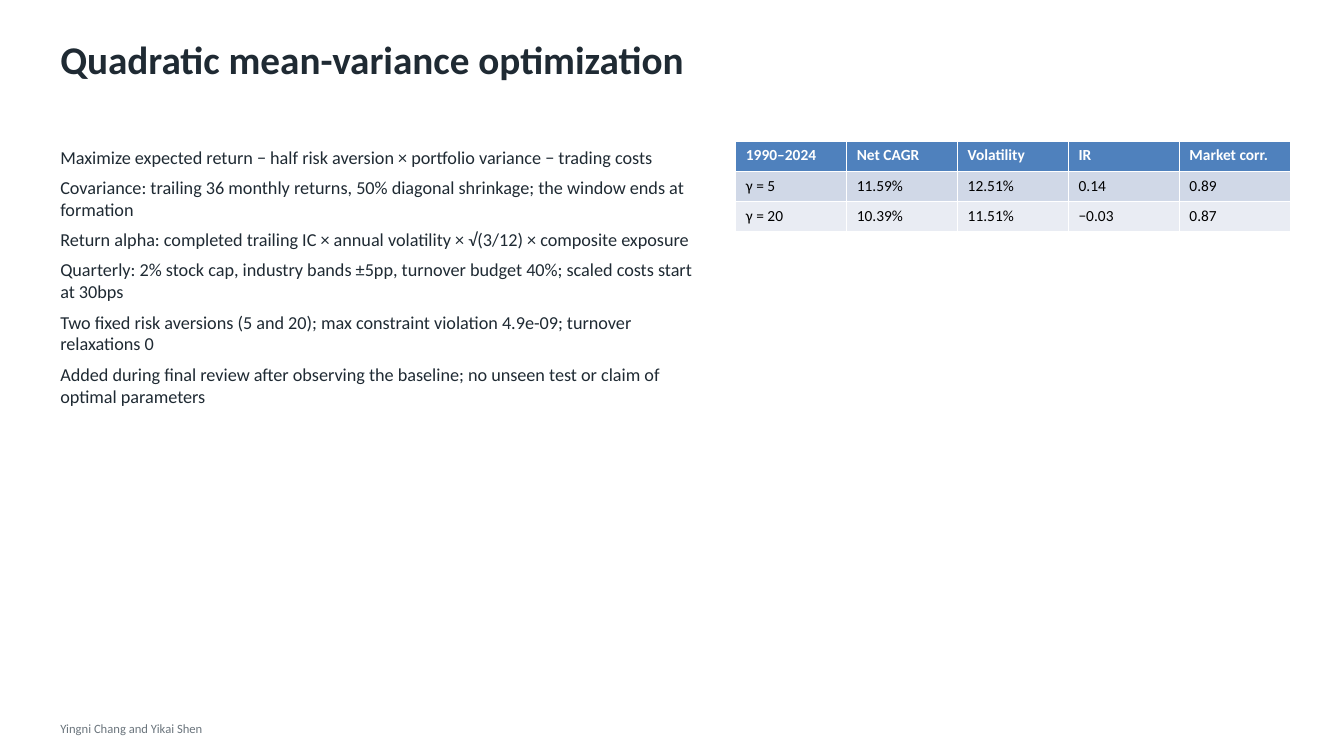
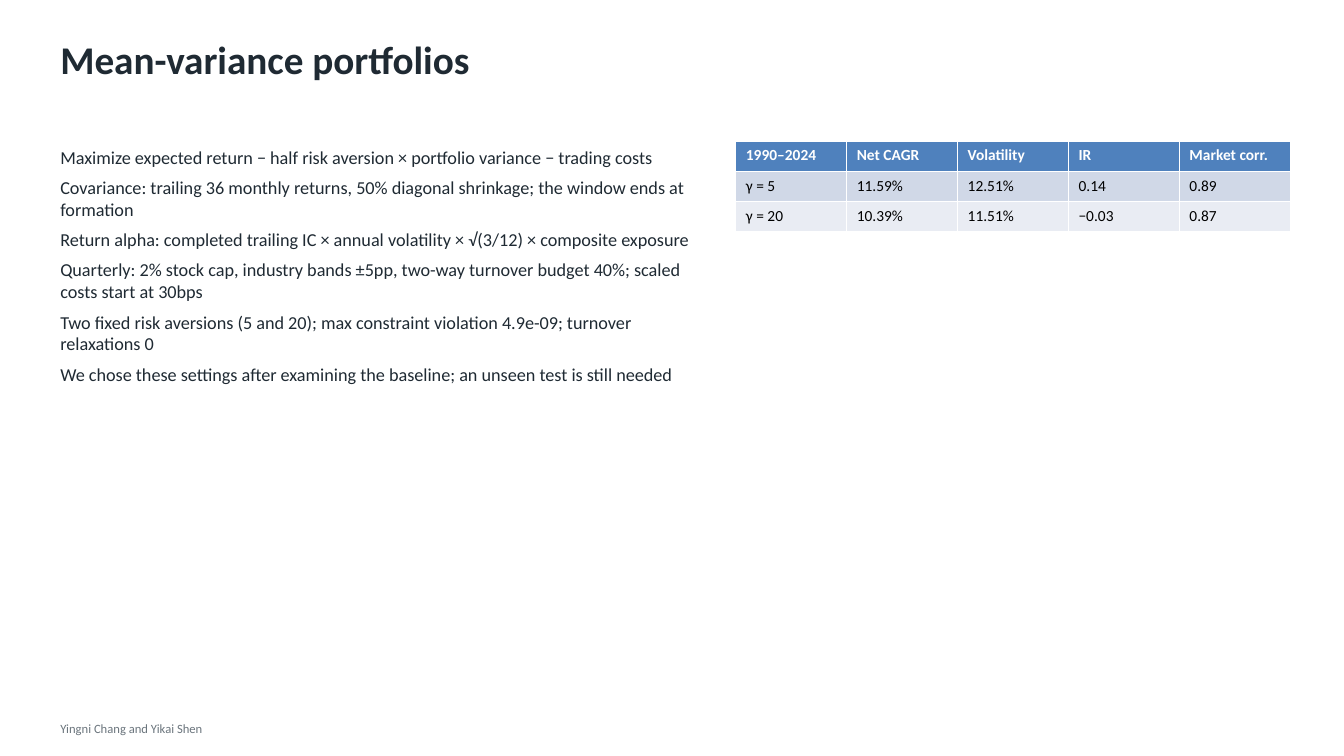
Before and after one commit to yingnichang/MTH9897, a slide deck: slide 15 of Final/presentation/conservative_formula.pptx. Drawn at 1344x756 pixels with LibreOffice and Linux fonts; fonts in the diff are those of the drawing. Boxes give left, top, right and bottom in pixels: in the first picture for what was removed or moved away, otherwise in the second. Text is boxed around its words. In the diff, an @@ line names an element or a change of style, - is before the commit and + after.

```diff
--- a/Final/presentation/conservative_formula.pptx
+++ b/Final/presentation/conservative_formula.pptx
@@ text at bbox=[60, 46, 469, 80]: text changed @@
-Quadratic mean-variance optimization
+Mean-variance portfolios
@@ text at bbox=[60, 263, 680, 301]: text changed @@
-Quarterly: 2% stock cap, industry bands ±5pp, turnover budget 40%; scaled costs start at 30bps
+Quarterly: 2% stock cap, industry bands ±5pp, two-way turnover budget 40%; scaled costs start at 30bps
@@ text at bbox=[60, 368, 672, 384]: text changed @@
-Added during final review after observing the baseline; no unseen test or claim of optimal parameters
+We chose these settings after examining the baseline; an unseen test is still needed
```
Also in this commit, not shown: 17 other slides changed, 11 other files.
